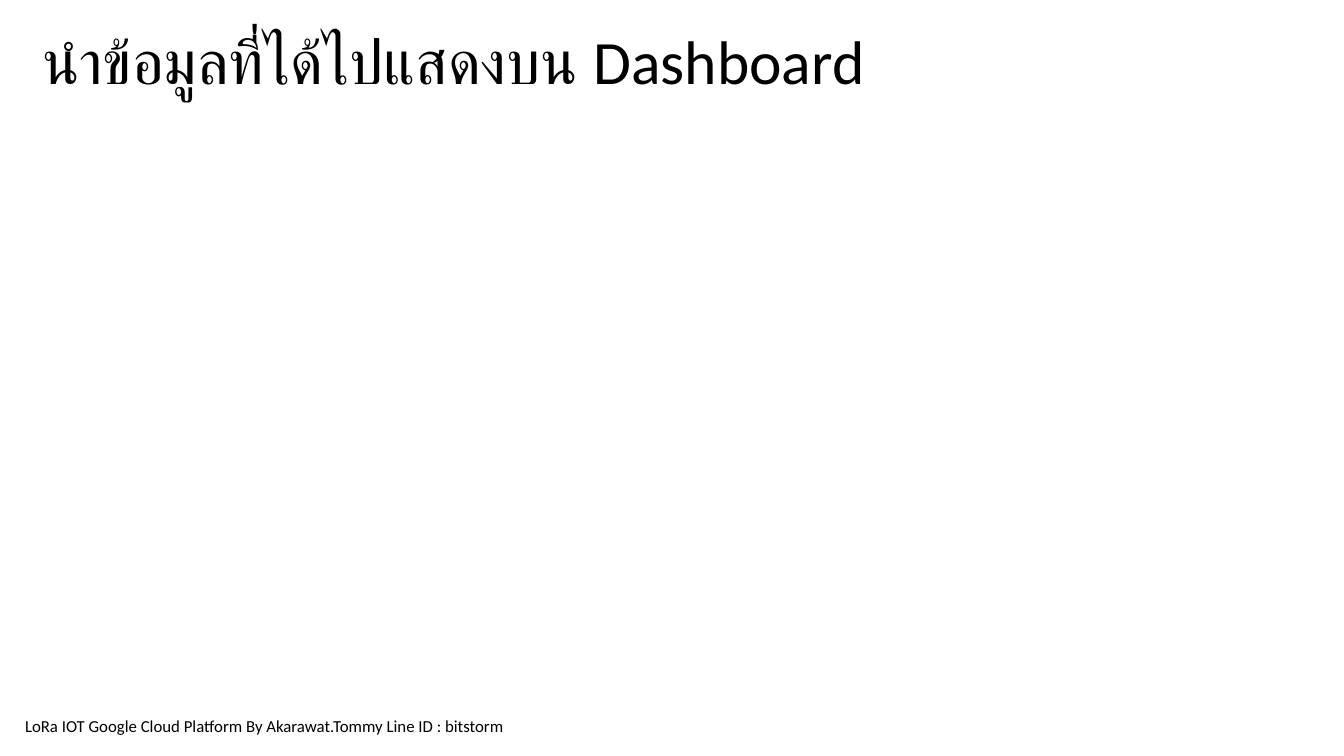
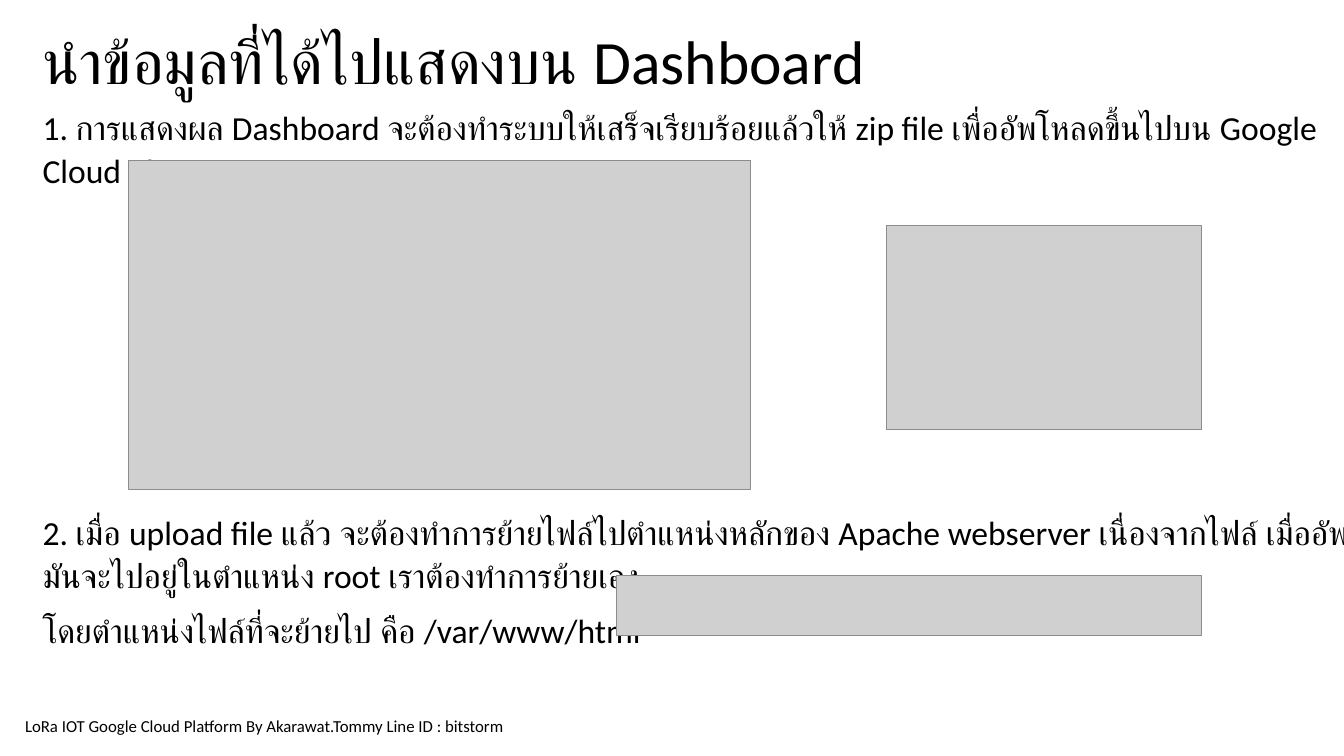
Before and after one commit to akarawat/GCPLoRaTraining, a slide deck: slide 37 of Documents/LoRaIOTGoogleCoudPlatform.pptx. Drawn at 1344x756 pixels with LibreOffice and Linux fonts; fonts in the diff are those of the drawing; grey boxes stand for pictures; background and template pictures are left out. Boxes give left, top, right and bottom in pixels: in the first picture for what was removed or moved away, otherwise in the second. Text is boxed around its words. In the diff, an @@ line names an element or a change of style, - is before the commit and + after.

Commit message:
Update Powerpoint

```diff
--- a/Documents/LoRaIOTGoogleCoudPlatform.pptx
+++ b/Documents/LoRaIOTGoogleCoudPlatform.pptx
@@ text added at (43, 114, 1317, 161), 24 pt, text #000000 @@
+1. การแสดงผล Dashboard จะต้องทำระบบให้เสร็จเรียบร้อยแล้วให้ zip file เพื่ออัพโหลดขึ้นไปบน Google Cloud Platform
@@ picture added at (128, 161, 750, 490) @@
@@ picture added at (886, 226, 1201, 430) @@
@@ text added at (43, 520, 1344, 645), 24 pt, text #000000 @@
+2. เมื่อ upload file แล้ว จะต้องทำการย้ายไฟล์ไปตำแหน่งหลักของ Apache webserver เนื่องจากไฟล์ เมื่ออัพโหลดแล้วมันจะไปอยู่ในตำแหน่ง root เราต้องทำการย้ายเอง
+โดยตำแหน่งไฟล์ที่จะย้ายไป คือ /var/www/html
@@ picture added at (617, 576, 1202, 635) @@
```
Also in this commit, not shown: 1 slide added, 7 other files.
